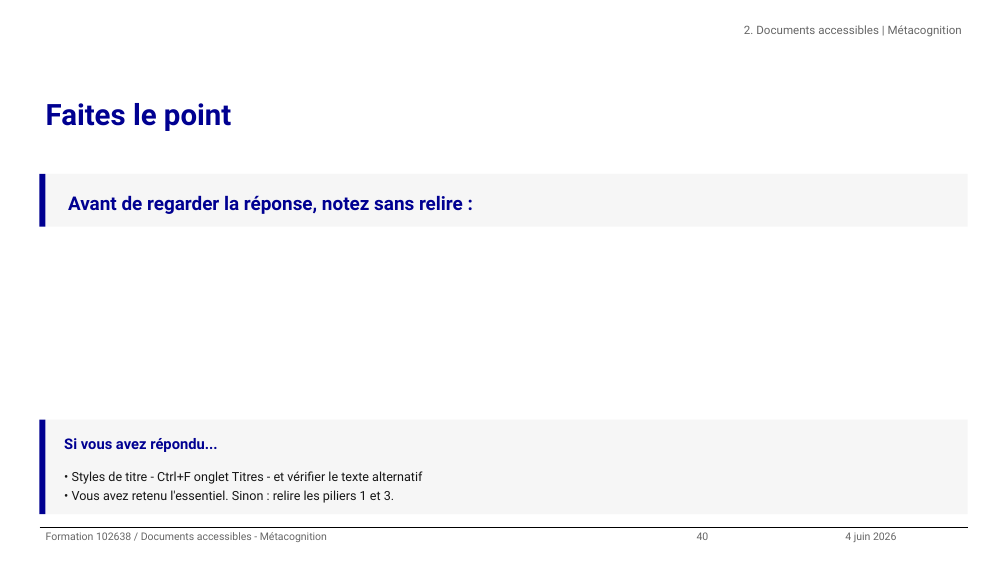
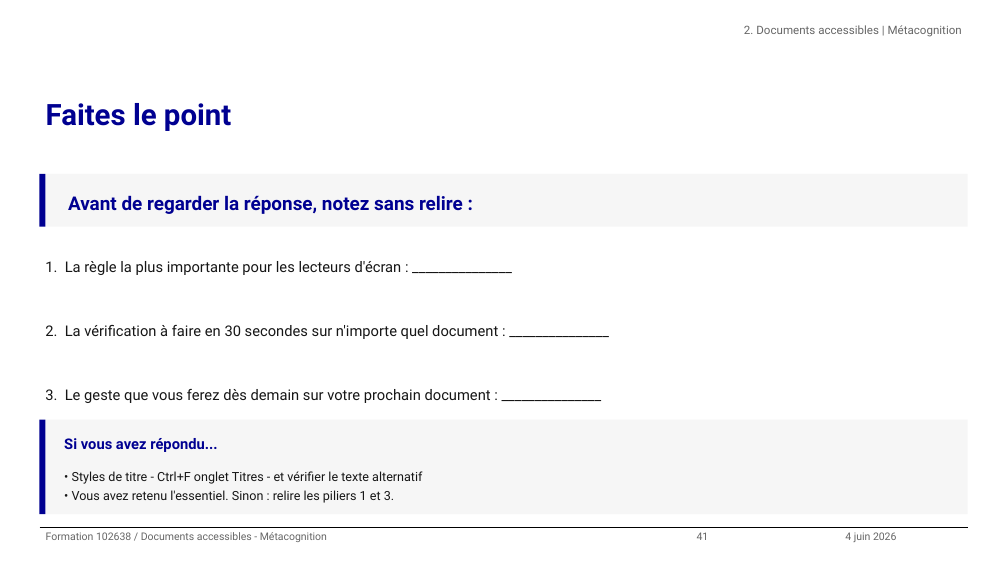
Before and after one commit to alexandra-guiderdoni/usine-fabrication-igpde-102846-ay11, a slide deck: slide 41 of formation-102638-juin-2026.pptx (slide 40 before the commit). Drawn at 1008x567 pixels with LibreOffice and Linux fonts; fonts in the diff are those of the drawing; background and template pictures are left out. Boxes give left, top, right and bottom in pixels: in the first picture for what was removed or moved away, otherwise in the second. Text is boxed around its words. In the diff, an @@ line names an element or a change of style, - is before the commit and + after.

Commit message:
Corrections slides IGPDE : composants, quiz, sommaire, clôture
- igpde_dsfr_components : hauteur titre dynamique add_callout/add_alert,
  support \n dans add_highlight
- Slides 27-41 : Stack, stepper 5 items, majuscules, tirets du 6
- Quiz final scindé en 2 slides (questions + réponses)
- Slides 43-44 fusionnées : engagement + cards J+7/J+30/6 mois
- Sommaire : textes courts, row1_top dynamique anti-débordement footer
- 4 nouvelles leçons dans lessons.md

```diff
--- a/formation-102638-juin-2026.pptx
+++ b/formation-102638-juin-2026.pptx
@@ text added at (45,261,402,275), 14 pt, text #161616 @@
+1. La règle la plus importante pour les lecteurs d'écran : _______________
@@ text added at (45,325,498,339), 14 pt, text #161616 @@
+2. La vérification à faire en 30 secondes sur n'importe quel document : _______________
@@ text added at (45,389,491,403), 14 pt, text #161616 @@
+3. Le geste que vous ferez dès demain sur votre prochain document : _______________
@@ text at (697,532,709,540): text changed @@
-40
+41
```
Also in this commit, not shown: 55 other slides changed, 1 slide added, 1 slide removed, 14 other files.
